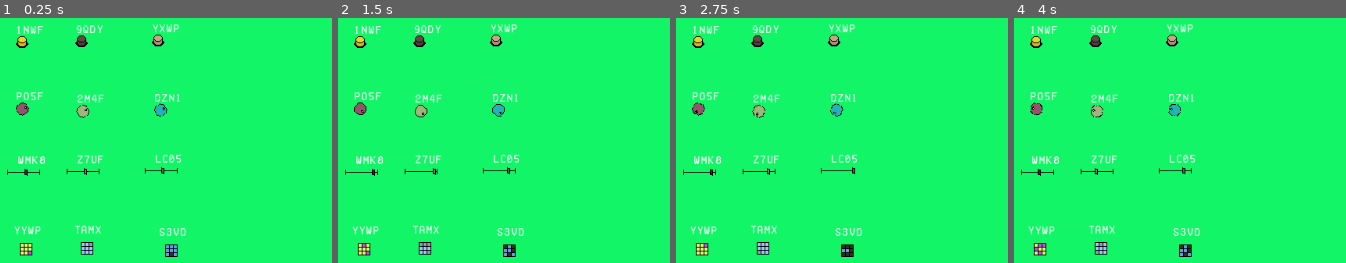
Above: before the commit, frames 1-4 (left to right).
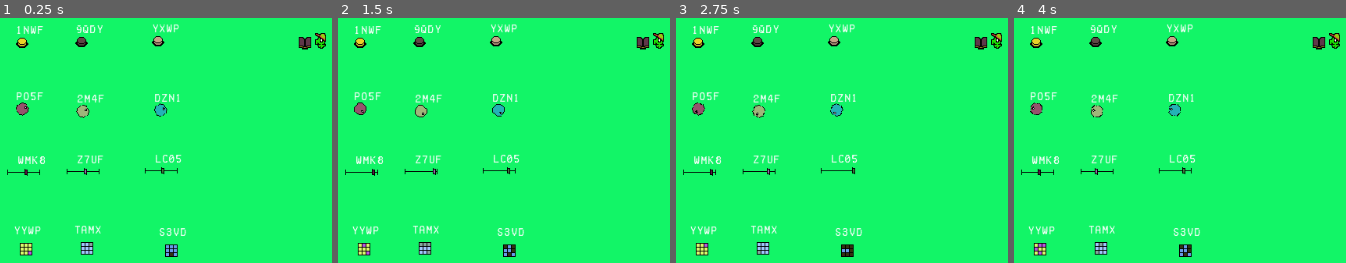
Above: after the commit, the same moments.

Repository: medmaster0/ControlRoom
Game: Godot game, scene res://Game.tscn
Same seed, same stepped clock (60 frames per second), same inputs: the game is played once before the commit and once after it.
Inputs:
- Up to frame 1 (0.25 s): no input
- Up to frame 2 (1.5 s): tap Enter at 0.5 s; hold Right (ui_right) 0.53-1.28 s; hold Down (ui_down) from 1.28 s (still down)
- Up to frame 3 (2.75 s): tap Space at 2 s; release Down (ui_down) at 2.03 s; hold Right (ui_right) from 2.03 s (still down)
- Up to frame 4 (4 s): release Right (ui_right) at 2.78 s; hold Up (ui_up) 2.78-3.53 s; tap Enter at 3.5 s; hold Left (ui_left) from 3.53 s (still down)

The runs differ from the first frame. In frame 1, 0.6% of the frame differs, in the area x 5-99%, y 6-14%; in frame 2, 0.6%; in frame 3, 0.6%; in frame 4, 0.6%.

Commit message:
Added Name Gen and hats

Diff:
--- a/Game.gd
+++ b/Game.gd
@@ -24,7 +24,6 @@
 		#if child.name_label != null:
 		if "name_label" in child:
 			var change_color = MedAlgo.contrastColor(background_color)
-			print(change_color)
 			child.name_label.modulate = change_color
 
 	pass
--- a/Game.tscn
+++ b/Game.tscn
@@ -6,27 +6,24 @@
 [ext_resource path="res://control_scenes/Slider.tscn" type="PackedScene" id=4]
 [ext_resource path="res://control_scenes/Keypad.tscn" type="PackedScene" id=5]
 [ext_resource path="res://tiles/blank.png" type="Texture" id=6]
+[ext_resource path="res://things/Creature.tscn" type="PackedScene" id=7]
+[ext_resource path="res://things/Manual.tscn" type="PackedScene" id=8]
 
-[node name="Game" type="Node"]
+[node name="Game" type="Node" index="0"]
 
 script = ExtResource( 1 )
 
 [node name="Button" parent="." index="0" instance=ExtResource( 2 )]
 
 position = Vector2( 133.25, 90 )
-frame = 1
-playing = true
 
 [node name="Button2" parent="." index="1" instance=ExtResource( 2 )]
 
 position = Vector2( 307.25, 88.25 )
-frame = 1
-playing = true
 
 [node name="Button3" parent="." index="2" instance=ExtResource( 2 )]
 
 position = Vector2( 209, 88.75 )
-playing = true
 
 [node name="Knob" parent="." index="3" instance=ExtResource( 3 )]
 
@@ -76,3 +73,33 @@
 [node name="Background" type="Sprite" parent="CanvasLayer" index="0"]
 
 texture = ExtResource( 6 )
+
+[node name="TileMap" type="TileMap" parent="." index="13"]
+
+editor/display_folded = true
+mode = 0
+tile_set = null
+cell_size = Vector2( 16, 16 )
+cell_quadrant_size = 16
+cell_custom_transform = Transform2D( 1, 0, 0, 1, 0, 0 )
+cell_half_offset = 2
+cell_tile_origin = 0
+cell_y_sort = false
+cell_clip_uv = false
+collision_use_kinematic = false
+collision_friction = 1.0
+collision_bounce = 0.0
+collision_layer = 1
+collision_mask = 1
+occluder_light_mask = 1
+format = 1
+tile_data = PoolIntArray(  )
+_sections_unfolded = [ "Cell" ]
+
+[node name="Creature" parent="TileMap" index="0" instance=ExtResource( 7 )]
+
+position = Vector2( 515, 90 )
+
+[node name="Manual" parent="." index="14" instance=ExtResource( 8 )]
+
+position = Vector2( 495, 90.5 )
--- a/control_scenes/Button.tscn
+++ b/control_scenes/Button.tscn
@@ -13,7 +13,7 @@
 "speed": 3.0
 } ]
 
-[node name="Button" type="Node2D" index="0"]
+[node name="Button" type="Node2D"]
 
 script = ExtResource( 1 )
 
@@ -21,6 +21,7 @@
 
 frames = SubResource( 1 )
 animation = "default"
+frame = 1
 playing = true
 centered = false
 _sections_unfolded = [ "Transform" ]
--- a/project.godot
+++ b/project.godot
@@ -17,6 +17,7 @@
 [autoload]
 
 MedAlgo="*res://scripts/MedAlgo.gd"
+Story="*res://scripts/Story.gd"
 
 [gui]
 
--- /dev/null
+++ b/scripts/Story.gd
@@ -0,0 +1,27 @@
+extends Node
+
+func generateName():
+	var consonants = "bcdfghjklmnpqrstvwxyz"
+	var vowels = "aeiou"
+
+	var temp_name = "" #the string we'll be returning
+	var temp_char = "" #temporary character to store the char we'll be appending
+
+	# ADD A CONSONANT
+	temp_char = consonants[randi()%consonants.length()]
+	temp_name = temp_name + temp_char
+
+	#ADD A VOWEL
+	temp_char = vowels[randi()%vowels.length()]
+	temp_name = temp_name + temp_char
+
+	# ADD A CONSONANT (TWICE)
+	temp_char = consonants[randi()%consonants.length()]
+	temp_name = temp_name + temp_char
+	temp_name = temp_name + temp_char
+
+	#ADD A VOWEL
+	temp_char = vowels[randi()%vowels.length()]
+	temp_name = temp_name + temp_char
+
+	print(temp_name)
--- /dev/null
+++ b/things/Creature.gd
@@ -0,0 +1,86 @@
+extends Node2D
+
+export (PackedScene) var Coin
+export (PackedScene) var ZodiacTile
+
+# class member variables go here, for example:
+# var a = 2
+# var b = "textvar"
+
+onready var map = get_parent()
+
+#GENERAL VARS??
+var zodiac_sign = randi()%12
+var zodiac_tile
+#var zodiac_background #children, not vars
+var creature_name = ""
+
+func _ready():
+	# Called when the node is added to the scene for the first time.
+	# Initialization here
+	randomize()
+
+	#Make a random color
+	$Sprite2.set_modulate( Color(randf(), randf(), randf()) )
+
+	#Enable user input
+	set_process_input( true )
+
+#	#zodiac tile
+#	zodiac_tile = ZodiacTile.instance()
+#	zodiac_tile.position.x = zodiac_tile.position.x - map.cell_size.x
+#	zodiac_tile.get_child(zodiac_sign).visible = true
+#	add_child(zodiac_tile)
+#	#zodiac_tile.visible = false
+#	#set zodiac contrast color
+#	zodiac_tile.modulate = MedAlgo.contrastColor(map.self_modulate)
+#
+#	#zodiacl background (set colors)
+#	$ZodiacBackground.modulate = map.self_modulate
+#	#$ZodiacBackground.visible = false
+
+	creature_name = Story.generateName()
+
+
+#func _process(delta):
+#	# Called every frame. Delta is time since last frame.
+#	# Update game logic here.
+#	pass
+
+
+# Get our position in Map Coordinates
+func get_map_pos():
+	return map.world_to_map( global_position )
+
+# Set our position to Map Coordinates
+func set_map_pos( cell ):
+	position = map.map_to_world( cell )
+
+#Check if a tile is a floor (in the parent TIleMap)
+func is_floor(cell):
+	#return true
+	return map.get_cellv(cell) == 0 || map.get_cellv(cell) == 1
+
+#Step according to the input (unit) vector
+func step(dir):
+	#calculate new cell
+	var new_cell = get_map_pos() + dir
+
+	#Check if it's a valid step
+	if is_floor(new_cell) == true:
+		set_map_pos(new_cell)
+	else:
+		pass
+
+func _input( event ):
+
+	# Input
+    # Step Actions
+	if event.is_action_pressed("ui_up"):
+		step( Vector2( 0, -1 ) )
+	if event.is_action_pressed("ui_down"):
+		step( Vector2( 0, 1 ) )
+	if event.is_action_pressed("ui_left"):
+		step( Vector2( -1, 0 ) )
+	if event.is_action_pressed("ui_right"):
+		step( Vector2( 1, 0 ) )
--- /dev/null
+++ b/things/Creature.tscn
@@ -0,0 +1,29 @@
+[gd_scene load_steps=5 format=2]
+
+[ext_resource path="res://things/Creature.gd" type="Script" id=1]
+[ext_resource path="res://tiles/crePrim.png" type="Texture" id=2]
+[ext_resource path="res://tiles/creSeco.png" type="Texture" id=3]
+[ext_resource path="res://things/Hat.tscn" type="PackedScene" id=4]
+
+[node name="Creature" type="Node2D" index="0"]
+
+script = ExtResource( 1 )
+Coin = null
+ZodiacTile = null
+
+[node name="Sprite" type="Sprite" parent="." index="0"]
+
+texture = ExtResource( 2 )
+centered = false
+_sections_unfolded = [ "Offset" ]
+
+[node name="Sprite2" type="Sprite" parent="." index="1"]
+
+texture = ExtResource( 3 )
+centered = false
+_sections_unfolded = [ "Offset" ]
+
+[node name="Hat" parent="." index="2" instance=ExtResource( 4 )]
+
+position = Vector2( 0, -8 )
+_sections_unfolded = [ "Transform" ]
--- /dev/null
+++ b/things/Hat.gd
@@ -0,0 +1,62 @@
+extends Node2D
+
+# class member variables go here, for example:
+# var a = 2
+# var b = "textvar"
+
+#Preload all the hat textures
+var hat_tex1 = preload("res://tiles/hats/bandanaPrim.png")
+var hat_tex2 = preload("res://tiles/hats/bandanaSeco.png")
+var hat_tex3 = preload("res://tiles/hats/bowPrim.png")
+var hat_tex4 = preload("res://tiles/hats/bowSeco.png")
+var hat_tex5 = preload("res://tiles/hats/capPrim.png")
+var hat_tex6 = preload("res://tiles/hats/capSeco.png")
+var hat_tex7 = preload("res://tiles/hats/crownPrim.png")
+var hat_tex8 = preload("res://tiles/hats/crownSeco.png")
+var hat_tex9 = preload("res://tiles/hats/hoodPrim.png")
+var hat_tex10 = preload("res://tiles/hats/hoodSeco.png")
+var hat_tex11 = preload("res://tiles/hats/mohawkPrim.png")
+var hat_tex12 = preload("res://tiles/hats/mohawkSeco.png")
+var hat_tex13 = preload("res://tiles/hats/tophatPrim.png")
+var hat_tex14 = preload("res://tiles/hats/tophatSeco.png")
+
+func _ready():
+	# Called when the node is added to the scene for the first time.
+	# Initialization here
+	randomize()
+
+	#Give Sprite color
+	$Sprite.modulate = Color(randf(), randf(), randf())
+	$Sprite2.modulate = Color(randf(), randf(), randf())
+
+	#Randomly set the texture of the sprites...
+	var hat_index = randi()%7
+	match(hat_index):
+		0:
+			$Sprite.set_texture(hat_tex1)
+			$Sprite2.set_texture(hat_tex2)
+		1:
+			$Sprite.set_texture(hat_tex3)
+			$Sprite2.set_texture(hat_tex4)
+		2:
+			$Sprite.set_texture(hat_tex5)
+			$Sprite2.set_texture(hat_tex6)
+		3:
+			$Sprite.set_texture(hat_tex7)
+			$Sprite2.set_texture(hat_tex8)
+		4:
+			$Sprite.set_texture(hat_tex9)
+			$Sprite2.set_texture(hat_tex10)
+		5:
+			$Sprite.set_texture(hat_tex11)
+			$Sprite2.set_texture(hat_tex12)
+		6:
+			$Sprite.set_texture(hat_tex13)
+			$Sprite2.set_texture(hat_tex14)
+
+	pass
+
+#func _process(delta):
+#	# Called every frame. Delta is time since last frame.
+#	# Update game logic here.
+#	pass
--- /dev/null
+++ b/things/Hat.tscn
@@ -0,0 +1,21 @@
+[gd_scene load_steps=4 format=2]
+
+[ext_resource path="res://things/Hat.gd" type="Script" id=1]
+[ext_resource path="res://tiles/hats/bandanaPrim.png" type="Texture" id=2]
+[ext_resource path="res://tiles/hats/bandanaSeco.png" type="Texture" id=3]
+
+[node name="Hat" type="Node2D"]
+
+script = ExtResource( 1 )
+
+[node name="Sprite" type="Sprite" parent="." index="0"]
+
+texture = ExtResource( 2 )
+centered = false
+_sections_unfolded = [ "Offset" ]
+
+[node name="Sprite2" type="Sprite" parent="." index="1"]
+
+texture = ExtResource( 3 )
+centered = false
+_sections_unfolded = [ "Offset" ]
--- /dev/null
+++ b/things/Manual.gd
@@ -0,0 +1,20 @@
+extends Node2D
+
+# class member variables go here, for example:
+# var a = 2
+# var b = "textvar"
+
+func _ready():
+	# Called when the node is added to the scene for the first time.
+	# Initialization here
+	randomize()
+
+	$Sprite.modulate = Color(randf(), randf(), randf())
+	$Sprite2.modulate = Color(randf(), randf(), randf())
+
+	pass
+
+#func _process(delta):
+#	# Called every frame. Delta is time since last frame.
+#	# Update game logic here.
+#	pass
--- /dev/null
+++ b/things/Manual.tscn
@@ -0,0 +1,21 @@
+[gd_scene load_steps=4 format=2]
+
+[ext_resource path="res://things/Manual.gd" type="Script" id=1]
+[ext_resource path="res://tiles/manualPrim.png" type="Texture" id=2]
+[ext_resource path="res://tiles/manualSeco.png" type="Texture" id=3]
+
+[node name="Manual" type="Node2D"]
+
+script = ExtResource( 1 )
+
+[node name="Sprite" type="Sprite" parent="." index="0"]
+
+texture = ExtResource( 2 )
+centered = false
+_sections_unfolded = [ "Offset" ]
+
+[node name="Sprite2" type="Sprite" parent="." index="1"]
+
+texture = ExtResource( 3 )
+centered = false
+_sections_unfolded = [ "Offset" ]
Not shown: 1 places in Game.tscn that only renumber resources
Binary file added: tiles/hats/bandanaPrim.png
Not shown, added: tiles/hats/bandanaPrim.png.import
Binary file added: tiles/hats/bandanaSeco.png
Not shown, added: tiles/hats/bandanaSeco.png.import
Binary file added: tiles/hats/bowPrim.png
Not shown, added: tiles/hats/bowPrim.png.import
Binary file added: tiles/hats/bowSeco.png
Not shown, added: tiles/hats/bowSeco.png.import
Binary file added: tiles/hats/capPrim.png
Not shown, added: tiles/hats/capPrim.png.import
Binary file added: tiles/hats/capSeco.png
(and 21 more such lines)
